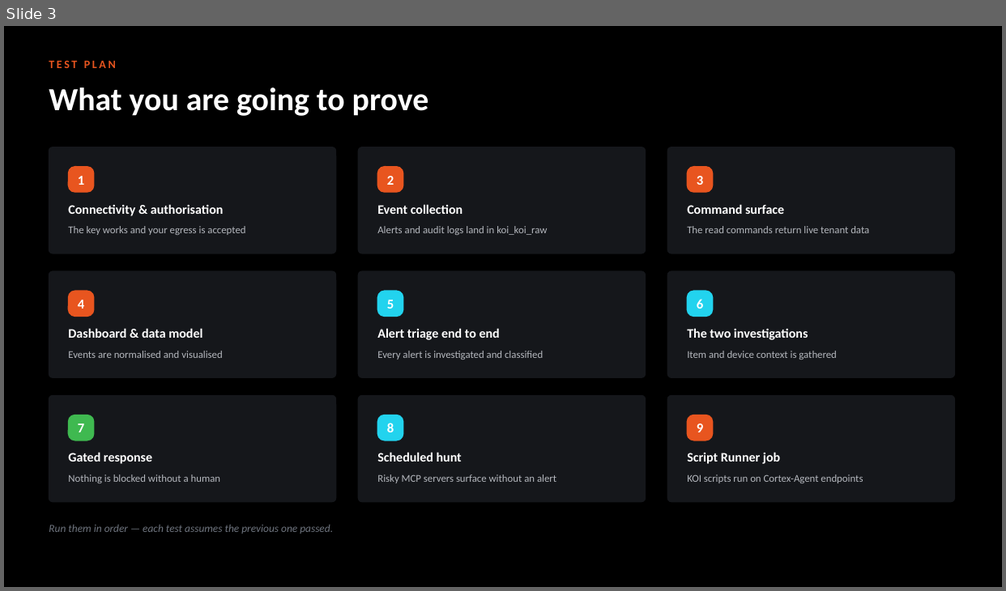
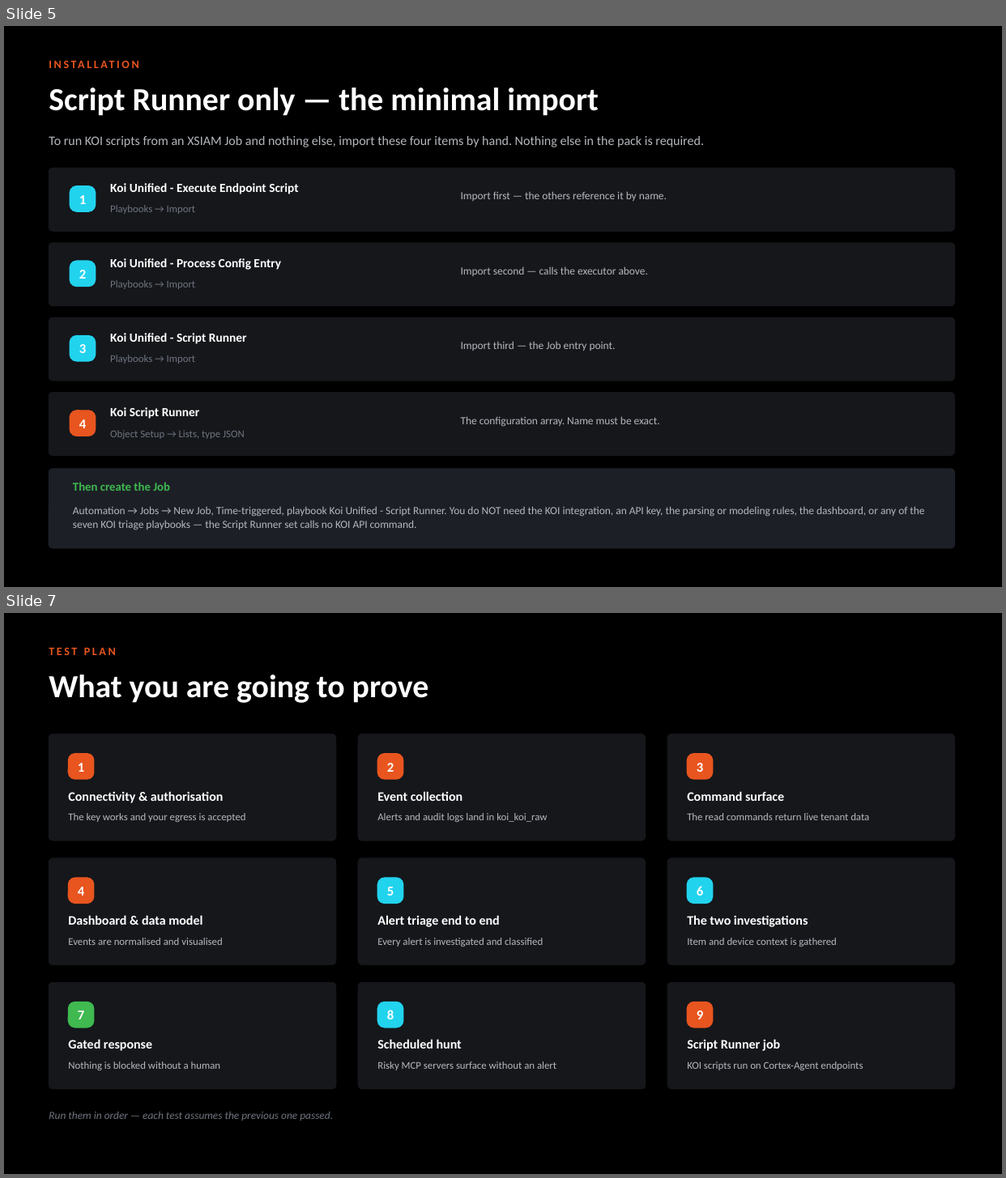
Before and after one commit to ayman-m/koi-xsiam-pack, a slide deck: docs/KOI_Content_Pack_Test_Guide.pptx. Shown one above the other, each under a label of ours: slide 3 before the commit, slides 5 and 7 after it; the slides between them are not shown. The pictures are 1006x591 and 1006x1178 pixels, drawn with LibreOffice and Linux fonts; fonts in the diff are those of the drawing. Boxes give left, top, right and bottom in pixels: in the first picture for what was removed or moved away, otherwise in the second. Text is boxed around its words. In the diff, an @@ line names an element or a change of style, - is before the commit and + after.

```diff
--- a/docs/KOI_Content_Pack_Test_Guide.pptx
+++ b/docs/KOI_Content_Pack_Test_Guide.pptx
@@ slide 5 added at (4, 26, 1002, 587), background #000000 @@
@@ text added at (49, 58, 955, 77), 11 pt, text #E8551F, bold @@
+INSTALLATION
@@ text added at (49, 88, 599, 116), 31 pt, text #FFFFFF, bold @@
+Script Runner only — the minimal import
@@ text added at (49, 136, 704, 148), 12.5 pt, text #B4B7BD @@
+To run KOI scripts from an XSIAM Job and nothing else, import these four items by hand. Nothing else in the pack is required.
@@ rounded rectangle added at (49, 169, 955, 231), fill #15171B, outline #15171B 1 pt @@
@@ rounded rectangle added at (70, 186, 96, 211), fill #22D3EE, outline #22D3EE 1 pt @@
@@ text added at (79, 195, 86, 204), 13 pt, text #FFFFFF, bold @@
+1
@@ text added at (110, 183, 298, 194), 12 pt, text #FFFFFF, bold @@
+Koi Unified - Execute Endpoint Script
@@ text added at (461, 191, 667, 201), 10.5 pt, text #B4B7BD @@
+Import first — the others reference it by name.
@@ text added at (110, 205, 196, 214), 10 pt, text #6E747E @@
+Playbooks → Import
@@ rounded rectangle added at (49, 243, 955, 306), fill #15171B, outline #15171B 1 pt @@
@@ rounded rectangle added at (70, 261, 96, 287), fill #22D3EE, outline #22D3EE 1 pt @@
@@ text added at (110, 258, 281, 270), 12 pt, text #FFFFFF, bold @@
+Koi Unified - Process Config Entry
@@ text added at (461, 267, 648, 276), 10.5 pt, text #B4B7BD @@
+Import second — calls the executor above.
@@ text added at (79, 270, 86, 279), 13 pt, text #FFFFFF, bold @@
+2
@@ text added at (110, 280, 196, 289), 10 pt, text #6E747E @@
+Playbooks → Import
@@ rounded rectangle added at (49, 318, 955, 381), fill #15171B, outline #15171B 1 pt @@
@@ rounded rectangle added at (70, 336, 96, 361), fill #22D3EE, outline #22D3EE 1 pt @@
@@ text added at (110, 333, 247, 344), 12 pt, text #FFFFFF, bold @@
+Koi Unified - Script Runner
@@ text added at (461, 341, 616, 351), 10.5 pt, text #B4B7BD @@
+Import third — the Job entry point.
@@ text added at (79, 344, 86, 353), 13 pt, text #FFFFFF, bold @@
+3
@@ text added at (110, 355, 196, 364), 10 pt, text #6E747E @@
+Playbooks → Import
@@ rounded rectangle added at (49, 393, 955, 456), fill #15171B, outline #15171B 1 pt @@
@@ rounded rectangle added at (70, 411, 96, 436), fill #E8551F, outline #E8551F 1 pt @@
@@ text added at (110, 408, 200, 419), 12 pt, text #FFFFFF, bold @@
+Koi Script Runner
@@ text added at (79, 420, 86, 429), 13 pt, text #FFFFFF, bold @@
+4
@@ text added at (110, 430, 245, 439), 10 pt, text #6E747E @@
+Object Setup → Lists, type JSON
@@ text added at (461, 416, 660, 427), 10.5 pt, text #B4B7BD @@
+The configuration array. Name must be exact.
@@ rounded rectangle added at (49, 469, 955, 548), fill #1C2026, outline #1C2026 1 pt @@
@@ text added at (73, 482, 170, 491), 11.5 pt, text #3FB950, bold @@
+Then create the Job
@@ text added at (73, 506, 924, 531), 10.5 pt, text #B4B7BD @@
+Automation → Jobs → New Job, Time-triggered, playbook Koi Unified - Script Runner. You do NOT need the KOI integration, an API key, the parsing or modeling rules, the dashboard, or any of the seven KOI triage playbooks — the Script Runner set calls no KOI API command.
@@ what was slide 3 is now slide 7 @@
```
Also in this commit, not shown: 1 slide changed, 4 other slides added, 1 slide removed, 6 other files.
